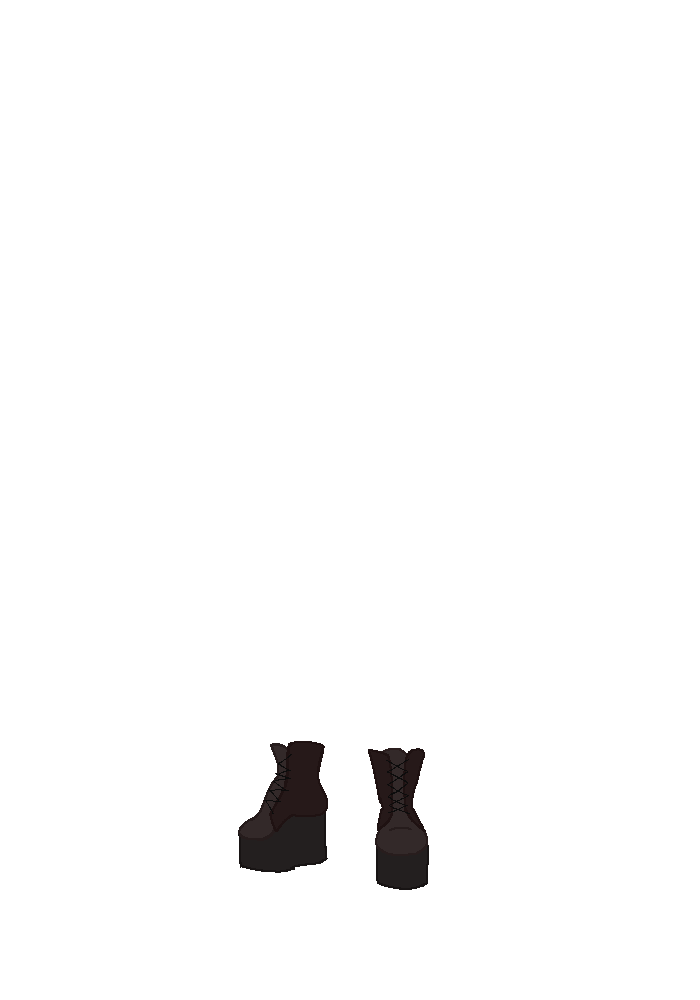
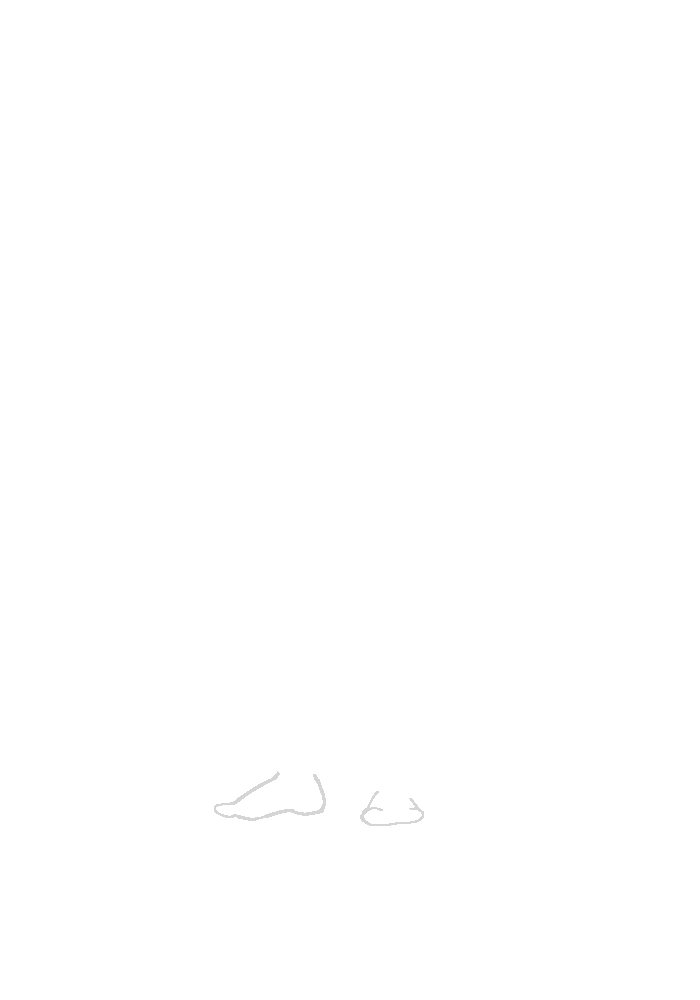
Two versions of the same layered image (700px x 1000px). Layer-by-layer changes:
added layer "Paint Layer 139" above "03-tallPurple.PNG" over [214, 768, 429, 890]
added layer "02 - feet.png" (1st of 2) (87%) above "Group 132" over [214, 741, 429, 890]
hid group "Group 110" (6 layers), moved it below "Paint Layer 93" over [214, 741, 429, 890]
